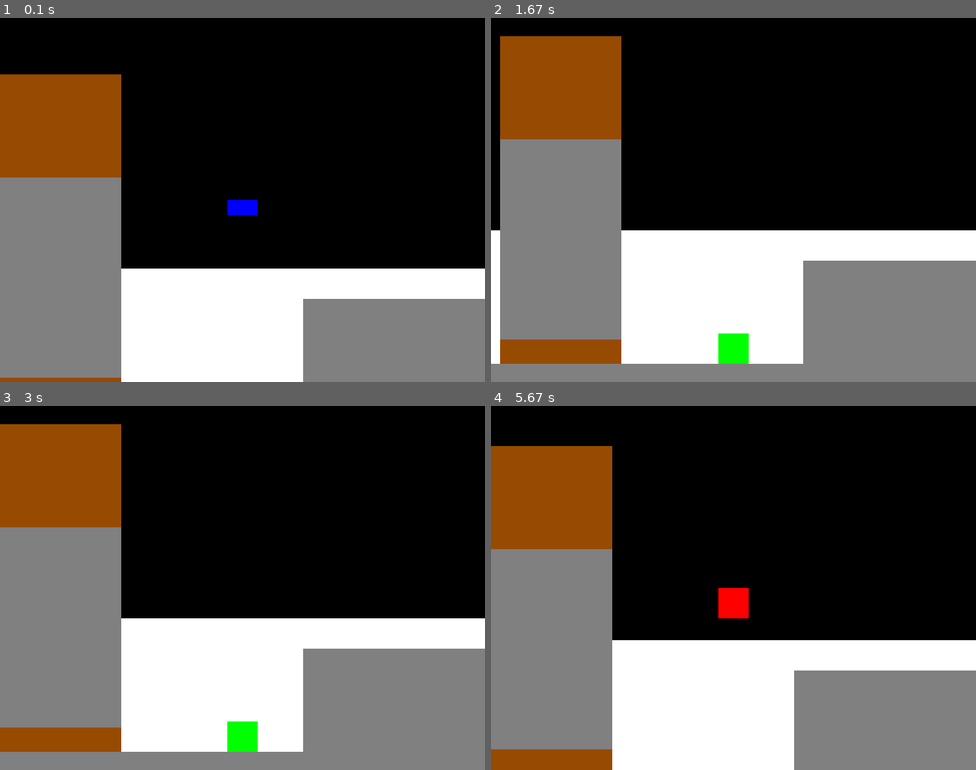
Above: before the commit, frames 1-4 (two rows, left to right).
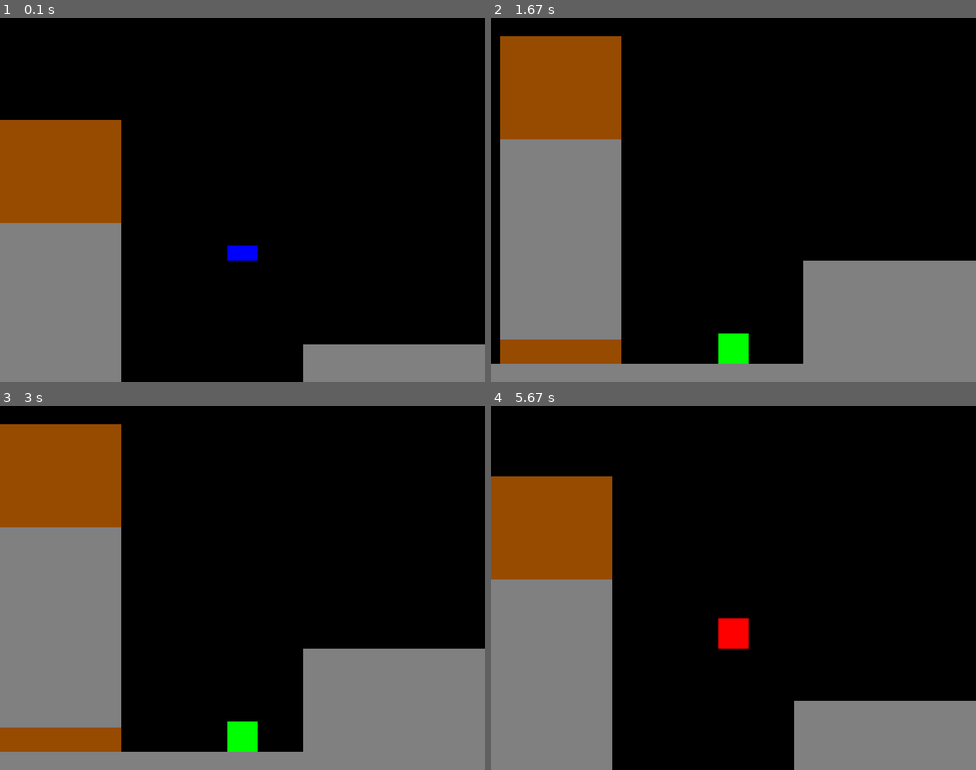
Above: after the commit, the same moments.

Repository: PointyH/Curse_You_Hans_-Game-
Game: pygame game, started from curse-you-hans/gym.py
The game is run twice, just before and just after one commit, with the same random seed, the same clock (stepped at 60 frames per second) and the same inputs.
Inputs:
- Up to frame 1 (0.1 s): no input
- Up to frame 2 (1.67 s): tap Enter at 0.33 s; tap A at 0.67 s; hold Up 1-1.47 s
- Up to frame 3 (3 s): tap D at 2 s
- Up to frame 4 (5.67 s): tap W at 3.33 s; tap Enter at 3.67 s; hold Up 4-4.47 s; hold Up 4.5-4.87 s; hold Up 4.9-5.2 s; hold Up 5.23-5.6 s; hold Up from 5.63 s (still down)

The runs differ from the first frame. In frame 1, 27% of the frame differs, in the area x 0-100%, y 15-100%; in frame 2, 17%; in frame 3, 16%; in frame 4, 26%.

Commit message:
Add files via upload

Diff:
--- a/curse-you-hans/gym.py
+++ b/curse-you-hans/gym.py
@@ -12,15 +12,19 @@
     assets = []
     assets_invis = []
     enemies = []
+    edges = []
 
     for att in room['assets']:
         assets.append(Box(att[0],att[1],att[2],att[3]))
     for att in room['edges']:
-        assets_invis.append(Edge(att[0],att[1],att[2]))
+        e = Edge(att[0],att[1],att[2])
+        assets_invis.append(e)
+        edges.append(e)
     for att in room['enemies']:
         enemies.append(Enemy(att[0],att[1],att[2]))
     player = Player(room['player'][0],room['player'][1],room['player'][2])
-    return assets,assets_invis,enemies,player
+    boundary = room['boundary']
+    return assets,assets_invis,enemies,player,boundary
 
 pg.init() #initialise pygame
 screen = pg.display.set_mode((800,600)) #create screen
@@ -35,7 +39,7 @@
 c_lava = (255,102,0)
 c_enemy = (0,255,255)
 
-room1 = {'assets': [[[-800,1600,570,600],c_basic,False,False], #ltrb for coords
+room1 = {'assets': [[[-800,1600,570,600],c_basic,False,False], #lrtb for coords
                     [[-800,1600,-600,-570],c_basic,False,False],
                     [[-800,-770,-600,600],c_basic,False,False],
                     [[1570,1600,-600,600],c_basic,False,False],
@@ -44,14 +48,15 @@
                     [[0,200,30,200],c_breakable,True,False],
                     [[0,200,530,570],c_breakable,True,False],
                     [[800,1200,570,600],c_lava,False,True]],
-         'edges':[[[1225,1600,-600,600],c_invis,'x'],
-                  [[-800,-425,-600,600],c_invis,'x'],
-                  [[-800,1600,-600,-300],c_invis,'y'],
-                  [[-800,1600,350,600],c_invis,'y']],
+         'edges': [[[-800,-800,-600,600],c_invis,'x'],
+                   [[1600,1600,-600,600],c_invis,'x'],
+                   [[-800,1600,-600,-600],c_invis,'y'],
+                   [[-800,1600,600,600],c_invis,'y']],
          'enemies': [[[-450,545],[50,25],c_enemy]],
-         'player':[[375,200],[50,25],(0,0,255)]}
+         'player': [[375,200],[50,25],(0,0,255)],
+         'boundary':[-800,1600,-600,600]}
 
-assets,assets_invis,enemies,player = render_room(room1)
+assets,assets_invis,enemies,player,boundary = render_room(room1)
 
 f_c = 0 #frame counter used to time dashes and invincibility after taking damage
 print('Lives:',p.lives[0])
@@ -112,20 +117,22 @@
         e.move(assets)
 
     assets,enemies,assets_invis = p.move(assets,enemies,assets_invis) #move
-    scroll_check = p.rect.collidelistall(assets_invis)
-    if len(scroll_check) == 0:
-        p.determine_diff(assets,assets_invis,enemies)
-    else:
-        direction = [assets_invis[i].dir for i in scroll_check]
-        if 'x' in direction:
-            locx = p.disp_pos[0]+(p.pos[0]-p.old_pos[0])
-        else:
-            locx = 375
-        if 'y' in direction:
-            locy = p.disp_pos[1]+(p.pos[1]-p.old_pos[1])
-        else:
-            locy = 300
-        p.determine_diff(assets,assets_invis,enemies,locx,locy)
+    locx = 375
+    locy = 400
+    scroll = [abs(boundary[0]-(p.pos[0]+25)),
+              abs(boundary[1]-(p.pos[0]+25)),
+              abs(boundary[2]-(p.pos[1]+p.lens[1]-100)),
+              abs(boundary[3]-(p.pos[1]+p.lens[1]-100))]
+
+    if scroll[0] < 400:
+        locx -= (400-scroll[0])
+    elif scroll[1] < 400:
+        locx += (400-scroll[1])
+    if scroll[2] < 300:
+        locy -= (300-scroll[2])
+    elif scroll[3] < 300:
+        locy += (300-scroll[3])
+    p.scroll_screen(assets,assets_invis,enemies,locx,locy)
 
     for ob in assets_invis: #put invisible objects on screen for my reference
         pg.draw.rect(screen,ob.colour,ob.disp_rect) #can be commented out to make them invisible
--- a/curse-you-hans/player.py
+++ b/curse-you-hans/player.py
@@ -56,6 +56,7 @@
         self.state = 'air' #set the state to air
         if self.sort == 3:
             self.has_dash = True #ensure dasher can dash
+        self.old_pos[1] = self.pos[1]
         return
 
     def special(self): #these contain the special moves gliding and dashing
@@ -118,7 +119,8 @@
             self.lives[1] = -1
             self.invincible = True
         return
-    def determine_diff(self,assets,assets_invis,enemies,locx=375,locy=300):
+    def scroll_screen(self,assets,assets_invis,enemies,locx,locy):
+        locy -= self.lens[1]
         diffx = self.pos[0]-locx
         diffy = self.pos[1]-locy
         self.disp_pos = [self.pos[0]-diffx,self.pos[1]-diffy]
